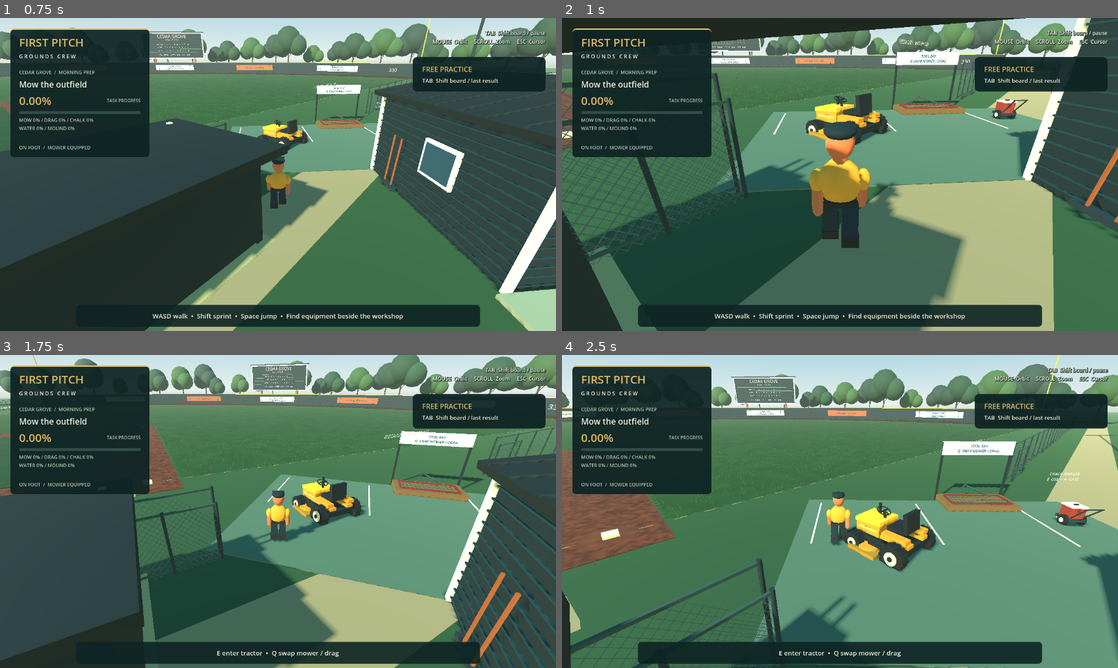
Above: before the commit, frames 1-4 (two rows, left to right).
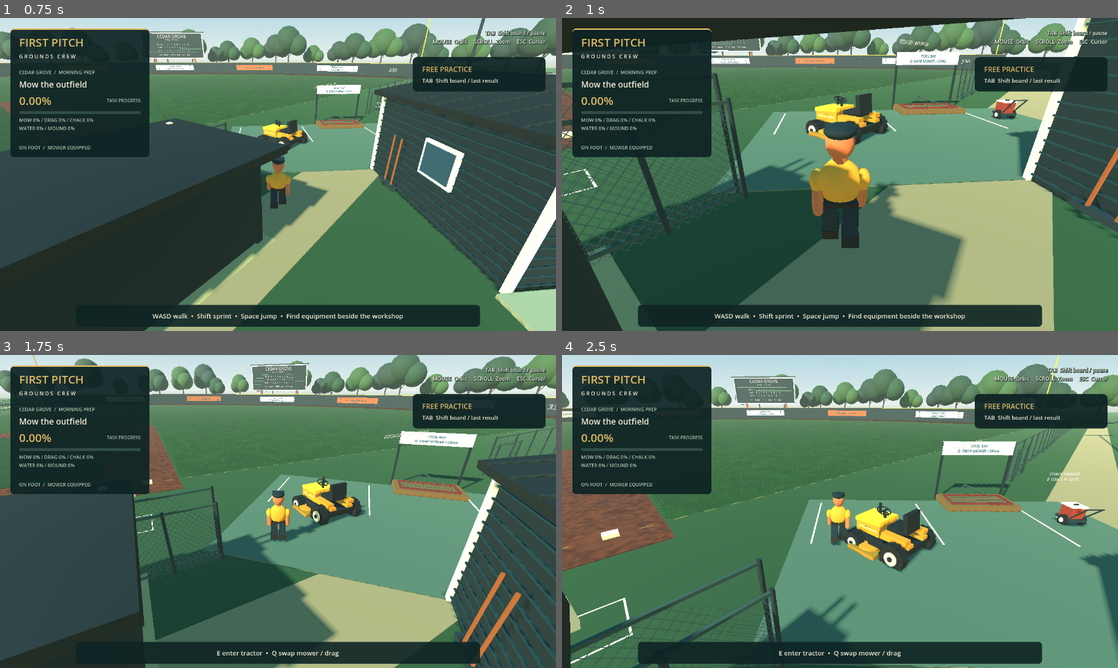
Above: after the commit, the same moments.

Repository: gutiefive/firstpitch
Game: Godot game, scene res://scenes/main/main.tscn
The game is run twice, just before and just after one commit, with the same random seed, the same clock (stepped at 60 frames per second) and the same inputs.
Inputs (mouse positions are in pixels of both pictures, inside the frame that each line leads up to):
- Up to frame 1 (0.75 s): tap Enter at 0.5 s; move the mouse to (305, 174) at 0.52 s; hold W (forward) from 0.53 s (still down); hold E (interact) from 0.53 s (still down); click (305, 174) at 0.67 s
- Up to frame 2 (1 s): keep holding W (forward); keep holding E (interact)
- Up to frame 3 (1.75 s): keep holding W (forward); move the mouse to (250, 511) at 1.27 s; release E (interact) at 1.28 s; tap R (lift_drag) at 1.35 s
- Up to frame 4 (2.5 s): keep holding W (forward); move the mouse to (851, 505) at 2.02 s; hold G (mound_tool) from 2.03 s (still down)

Frame 1 is identical in both runs. In frame 2, less than 0.1% of the frame differs, in the area x 0-7%, y 48-57%; in frame 3, less than 0.1%; in frame 4, 0.2%, in the area x 1-13%, y 77-99%.

Commit message:
feat: add coaching boxes on-deck circles and accurate home plate

Diff:
--- /dev/null
+++ b/scripts/environment/field_markings.gd
@@ -0,0 +1,87 @@
+class_name FieldMarkings
+extends Node3D
+# Static field furniture: these marks are not part of the playable foul-line task.
+const G = preload("res://scripts/gameplay/geometry.gd")
+const WHITE := Color("f5edd6")
+const FOOT := 0.3048
+const PLATE_WIDTH := 17*0.0254
+const BATTER_WIDTH := 4*FOOT
+const BATTER_LENGTH := 6*FOOT
+const COACH_WIDTH := 5*FOOT
+const COACH_LENGTH := 20*FOOT
+const COACH_LINE_CLEARANCE := 15*FOOT
+const ON_DECK_RADIUS := 2.5*FOOT
+const LINE_WIDTH := 0.05
+var plate: MeshInstance3D
+var batter_boxes: Array[Node3D] = []
+var coach_boxes: Array[Node3D] = []
+var on_deck_circles: Array[Node3D] = []
+
+func _ready() -> void:
+ name = "FieldMarkings"
+ build_home_plate()
+ for side in [-1,1]:
+  var box := rectangle("BatterBox",Vector3(side*(PLATE_WIDTH*0.5+6*0.0254+BATTER_WIDTH*0.5),0.15,-PLATE_WIDTH*0.25),BATTER_WIDTH,BATTER_LENGTH)
+  batter_boxes.append(box)
+  var along := Vector3(side,0,-1).normalized()
+  var outward := Vector3(side,0,1).normalized()
+  var center := along*(90*FOOT-COACH_LENGTH*0.5)+outward*(COACH_LINE_CLEARANCE+COACH_WIDTH*0.5)
+  center.y = 0.012
+  var coach := rectangle("ThirdBaseCoachBox" if side < 0 else "FirstBaseCoachBox",center,COACH_WIDTH,COACH_LENGTH)
+  coach.rotation.y = atan2(along.x,along.z)
+  coach_boxes.append(coach)
+  var circle := Node3D.new()
+  circle.name = "HomeOnDeck" if side < 0 else "VisitorOnDeck"
+  # Both circles lie 37 ft from home, inside the new foul-side fence.
+  circle.position = Vector3(side*sqrt(pow(37*FOOT,2)-pow(2.5,2)),0,-2.5)
+  add_child(circle)
+  var clay := G.cylinder(circle,Vector3(0,0.006,0),1.12,0.012,Color("b7794c"))
+  (clay.mesh as CylinderMesh).radial_segments = 64
+  flat_ring(circle,ON_DECK_RADIUS-LINE_WIDTH*0.5,ON_DECK_RADIUS+LINE_WIDTH*0.5,0.016)
+  on_deck_circles.append(circle)
+
+func rectangle(title: String,center: Vector3,width: float,length: float) -> Node3D:
+ var root := Node3D.new()
+ root.name = title
+ root.position = center
+ add_child(root)
+ for z in [-length*0.5,length*0.5]:
+  G.box(root,Vector3(0,0,z),Vector3(width+LINE_WIDTH,0.007,LINE_WIDTH),WHITE)
+ for x in [-width*0.5,width*0.5]:
+  G.box(root,Vector3(x,0,0),Vector3(LINE_WIDTH,0.007,length),WHITE)
+ return root
+
+func build_home_plate() -> void:
+ var half := PLATE_WIDTH*0.5
+ var points := PackedVector2Array([Vector2(-half,-half),Vector2(half,-half),Vector2(half,0),Vector2(0,half),Vector2(-half,0)])
+ polygon(points,0.145,1.07,Color("344b45"),"PlateBorder")
+ plate = polygon(points,0.151,1,WHITE,"HomePlate")
+
+func polygon(points: PackedVector2Array,height: float,scale_value: float,color: Color,title: String) -> MeshInstance3D:
+ var surface := SurfaceTool.new()
+ surface.begin(Mesh.PRIMITIVE_TRIANGLES)
+ for index in [0,1,2,0,2,3,0,3,4]:
+  var p := points[index]*scale_value
+  surface.set_normal(Vector3.UP)
+  surface.add_vertex(Vector3(p.x,height,p.y))
+ var node := MeshInstance3D.new()
+ node.name = title
+ node.mesh = surface.commit()
+ node.material_override = G.material(color)
+ add_child(node)
+ return node
+
+func flat_ring(parent: Node3D,inner: float,outer: float,height: float) -> void:
+ var surface := SurfaceTool.new()
+ surface.begin(Mesh.PRIMITIVE_TRIANGLES)
+ for i in range(64):
+  var a := Vector3(cos(i*TAU/64),0,sin(i*TAU/64))
+  var b := Vector3(cos((i+1)*TAU/64),0,sin((i+1)*TAU/64))
+  for point in [a*inner,a*outer,b*outer,a*inner,b*outer,b*inner]:
+   surface.set_normal(Vector3.UP)
+   surface.add_vertex(point+Vector3.UP*height)
+ var node := MeshInstance3D.new()
+ node.name = "OnDeckPaint"
+ node.mesh = surface.commit()
+ node.material_override = G.material(WHITE)
+ parent.add_child(node)
--- a/scripts/gameplay/stadium.gd
+++ b/scripts/gameplay/stadium.gd
@@ -40,14 +40,8 @@
  for pos in [Vector3(19.396,0,-19.396),Vector3(0,0,-38.792),Vector3(-19.396,0,-19.396)]:
   var base := G.box(self,pos+Vector3.UP*0.1,Vector3(0.5,0.16,0.5),CREAM)
   base.rotation.y = PI/4
- # A recognizable five-sided home plate, with a rectangular batter's-box pair.
- var plate := G.cylinder(self,Vector3(0,0.15,0),0.32,0.045,CREAM)
- (plate.mesh as CylinderMesh).radial_segments = 5
- for x in [-1.15,1.15]:
-  for z in [-1.1,1.1]:
-   G.box(self,Vector3(x,0.15,z),Vector3(1.1,0.018,0.06),CREAM)
-  for edge in [-0.55,0.55]:
-   G.box(self,Vector3(x+edge,0.15,0),Vector3(0.06,0.018,2.2),CREAM)
+ var markings := FieldMarkings.new()
+ add_child(markings)
  for side in [-1,1]:
   G.cylinder(self,Vector3(side*73.5,9,-73.5),0.12,18,Color("e7bd54"))
 
--- a/tests/test_field_layout_visual.gd
+++ b/tests/test_field_layout_visual.gd
@@ -27,6 +27,9 @@
  await capture(camera,Vector3(7,4,-23),Vector3(23,1.2,-7),"/tmp/firstpitch-visitor-dugout.png")
  await capture(camera,Vector3(-7,4,-23),Vector3(-23,1.2,-7),"/tmp/firstpitch-home-dugout.png")
  await capture(camera,Vector3(18,5,-28),Vector3(34,1.2,-21),"/tmp/firstpitch-field-access.png")
+ await capture(camera,Vector3(0,18,8),Vector3(0,0,-1),"/tmp/firstpitch-home-area.png")
+ await capture(camera,Vector3(0,3,2.8),Vector3(0,0.13,-0.1),"/tmp/firstpitch-home-plate.png")
+ await capture(camera,Vector3(24,6,-19),Vector3(21,0,-13),"/tmp/firstpitch-coach-box.png")
  print("Field layout: overhead, both field-facing dugouts and equipment gate captured")
  g.queue_free()
  await create_timer(0.15).timeout
Binary file added: docs/screenshots/coach-box.png
Not shown, added: docs/screenshots/coach-box.png.import
Binary file added: docs/screenshots/home-area.png
Not shown, added: docs/screenshots/home-area.png.import
Binary file added: docs/screenshots/home-plate.png
Not shown, added: docs/screenshots/home-plate.png.import
Not shown, added: scripts/environment/field_markings.gd.uid
Not shown, changed: docs/LEARNING_NOTES.md
Not shown, changed: docs/ROADMAP.md
Not shown, changed: docs/VERIFICATION.md
